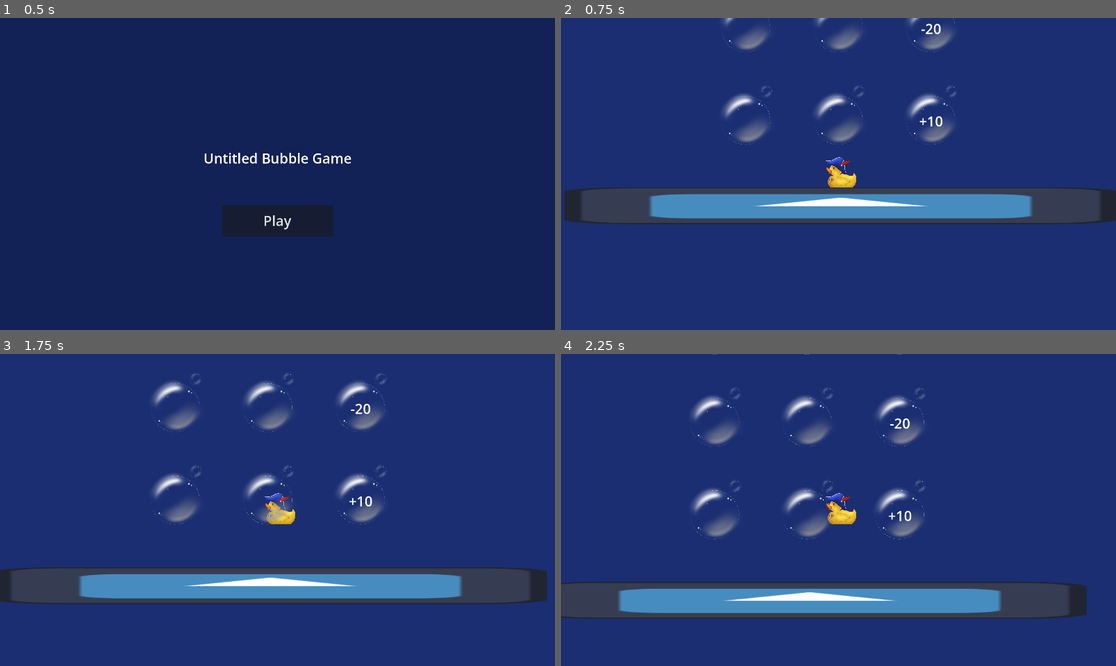
Above: before the commit, frames 1-4 (two rows, left to right).
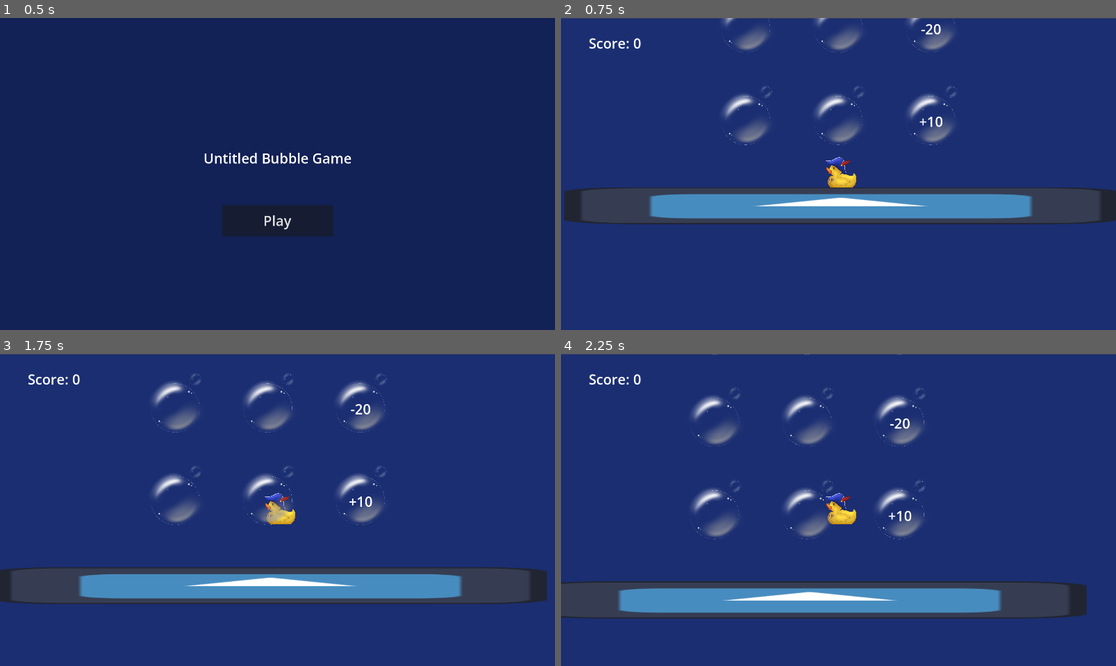
Above: after the commit, the same moments.

Repository: KaterynaKateryna/GlobalGameJam2025-Bubble
Game: Godot game, scene res://src/Scenes/start_screen.tscn
Two runs of this game, one before a commit and one after it. Both use one fixed random seed, a clock stepped at 60 frames per second and the inputs below. The engine's default icon, where the game draws it, is replaced by a stand-in: a white triangle on a blue panel in a dark square.
Inputs (mouse positions are in pixels of both pictures, inside the frame that each line leads up to):
- Up to frame 1 (0.5 s): no input
- Up to frame 2 (0.75 s): click "Play" at 0.5 s
- Up to frame 3 (1.75 s): tap Enter at 1.25 s; move the mouse to (399, 494) at 1.27 s; click (399, 494) at 1.52 s
- Up to frame 4 (2.25 s): move the mouse to (727, 525) at 2.02 s

Frame 1 is identical in both runs. In frame 2, 0.5% of the frame differs, in the area x 0-100%, y 0-41%; in frame 3, 0.5%; in frame 4, 1.1%, in the area x 0-100%, y 0-85%.

Commit message:
add score calculation

Diff:
--- a/project.godot
+++ b/project.godot
@@ -14,6 +14,10 @@
 run/main_scene="res://src/scenes/start_screen.tscn"
 config/features=PackedStringArray("4.3", "Mobile")
 config/icon="res://icon.svg"
+
+[autoload]
+
+GameData="*res://src/autoloads/game_data.gd"
 
 [display]
 
--- a/src/Scenes/game_screen.tscn
+++ b/src/Scenes/game_screen.tscn
@@ -1,7 +1,8 @@
-[gd_scene load_steps=6 format=3 uid="uid://rkrb4lohwjvx"]
+[gd_scene load_steps=7 format=3 uid="uid://rkrb4lohwjvx"]
 
 [ext_resource type="Script" path="res://src/scenes/game_screen.gd" id="1_o8eum"]
 [ext_resource type="PackedScene" uid="uid://ku47qk6f3af7" path="res://src/actors/player.tscn" id="2_13b6m"]
+[ext_resource type="PackedScene" uid="uid://dymrhsaqqai34" path="res://src/UI/user_interface.tscn" id="2_h0v7u"]
 [ext_resource type="Script" path="res://src/scenes/background.gd" id="2_pgld2"]
 [ext_resource type="Texture2D" uid="uid://2s6bbh8choxm" path="res://icon.svg" id="2_uue3g"]
 
@@ -13,30 +14,34 @@
 anchors_preset = 15
 anchor_right = 1.0
 anchor_bottom = 1.0
+offset_top = 1.0
+offset_bottom = 1.0
 grow_horizontal = 2
 grow_vertical = 2
 script = ExtResource("1_o8eum")
+
+[node name="UserInterface" parent="." instance=ExtResource("2_h0v7u")]
 
 [node name="Background" type="ColorRect" parent="."]
 layout_mode = 1
 anchors_preset = 15
 anchor_right = 1.0
 anchor_bottom = 1.0
-offset_left = -4.0
-offset_top = 354.0
-offset_right = -4.0
-offset_bottom = 354.0
+offset_left = -7.0
+offset_top = 2.0
+offset_right = -7.0
+offset_bottom = 2.0
 grow_horizontal = 2
 grow_vertical = 2
 color = Color(0.106267, 0.1816, 0.447099, 1)
 script = ExtResource("2_pgld2")
 
 [node name="Player" parent="." instance=ExtResource("2_13b6m")]
-position = Vector2(964, 891)
+position = Vector2(961, 539)
 scale = Vector2(0.2, 0.2)
 
 [node name="Water" type="StaticBody2D" parent="."]
-position = Vector2(972, 1004)
+position = Vector2(969, 652)
 
 [node name="Sprite2D" type="Sprite2D" parent="Water"]
 scale = Vector2(14.9531, 1)
--- /dev/null
+++ b/src/UI/user_interface.gd
@@ -0,0 +1,15 @@
+extends CanvasLayer
+
+@onready var score_label: Label = get_node("ScoreLabel")
+
+# Called when the node enters the scene tree for the first time.
+func _ready() -> void:
+	GameData.score_updated.connect(update_interface)
+
+
+# Called every frame. 'delta' is the elapsed time since the previous frame.
+func _process(delta: float) -> void:
+	pass
+
+func update_interface() -> void:
+	score_label.text = "Score: %s" %GameData.score
--- /dev/null
+++ b/src/UI/user_interface.tscn
@@ -0,0 +1,15 @@
+[gd_scene load_steps=2 format=3 uid="uid://dymrhsaqqai34"]
+
+[ext_resource type="Script" path="res://src/UI/user_interface.gd" id="1_hf5fa"]
+
+[node name="UserInterface" type="CanvasLayer"]
+script = ExtResource("1_hf5fa")
+
+[node name="ScoreLabel" type="Label" parent="."]
+anchors_preset = -1
+anchor_left = 0.05
+anchor_top = 0.05
+anchor_right = 0.05
+anchor_bottom = 0.05
+theme_override_font_sizes/font_size = 48
+text = "Score: %s"
--- a/src/actors/player.gd
+++ b/src/actors/player.gd
@@ -29,4 +29,14 @@
 func _on_bubble_detector_body_entered(body: Node2D) -> void:
 	var modifier = body.get_modifier()
 	print("bubble jumped body ", modifier)
-	pass # Replace with function body.
+	var operator = modifier.substr(0,1)
+	var operand = modifier.substr(1)
+	var operand_int = int(operand)
+	if operator == "+":
+		GameData.score += operand_int
+	if operator == "-":
+		GameData.score -= operand_int
+	if operator == "x":
+		GameData.score *= operand_int
+	if operator == "%":
+		GameData.score /= operand_int
--- /dev/null
+++ b/src/autoloads/game_data.gd
@@ -0,0 +1,10 @@
+extends Node
+
+signal score_updated
+
+@export var score: = 0:
+	get:
+		return score
+	set(value):
+		score = value
+		score_updated.emit()
--- a/src/scenes/background.gd
+++ b/src/scenes/background.gd
@@ -12,5 +12,5 @@
 	var screen_size = viewport.get_visible_rect().size
 	var camera = viewport.get_camera_2d()
 	if camera:
-		position.x = camera.global_position.x - screen_size.x / 2
-		position.y = camera.global_position.y - screen_size.y / 2
+		position.x = camera.global_position.x - size.x / 2
+		position.y = camera.global_position.y - size.y / 2
--- a/src/scenes/game_screen.gd
+++ b/src/scenes/game_screen.gd
@@ -5,6 +5,8 @@
 
 # Called when the node enters the scene tree for the first time.
 func _ready() -> void:
+	GameData.score = 0;
+
 	var camera = get_viewport().get_camera_2d()
 
 	var step_x = 320;
Binary file added: assets/images/Character_front.png
Not shown, added: assets/images/Character_front.png.import
